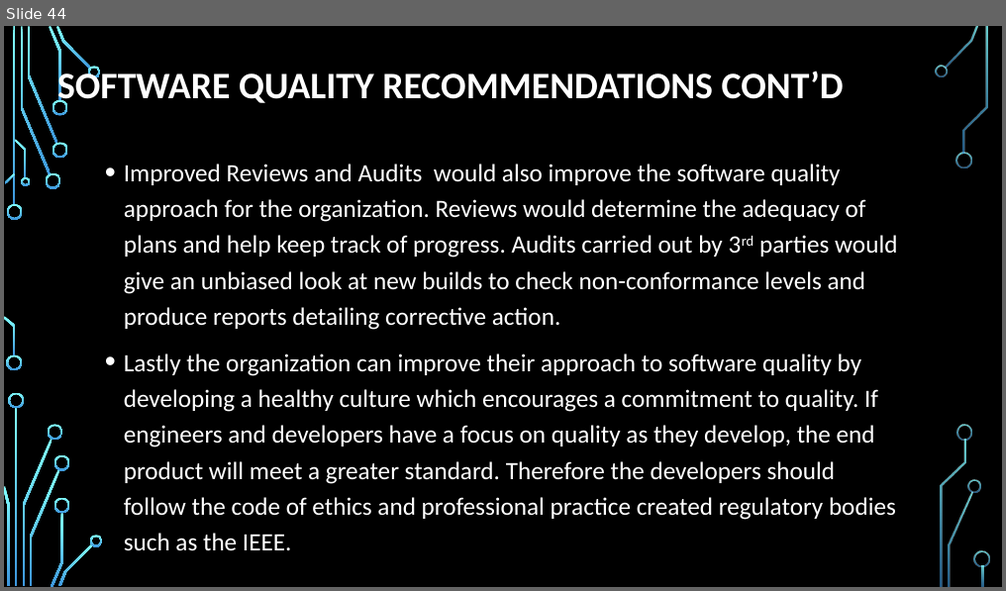
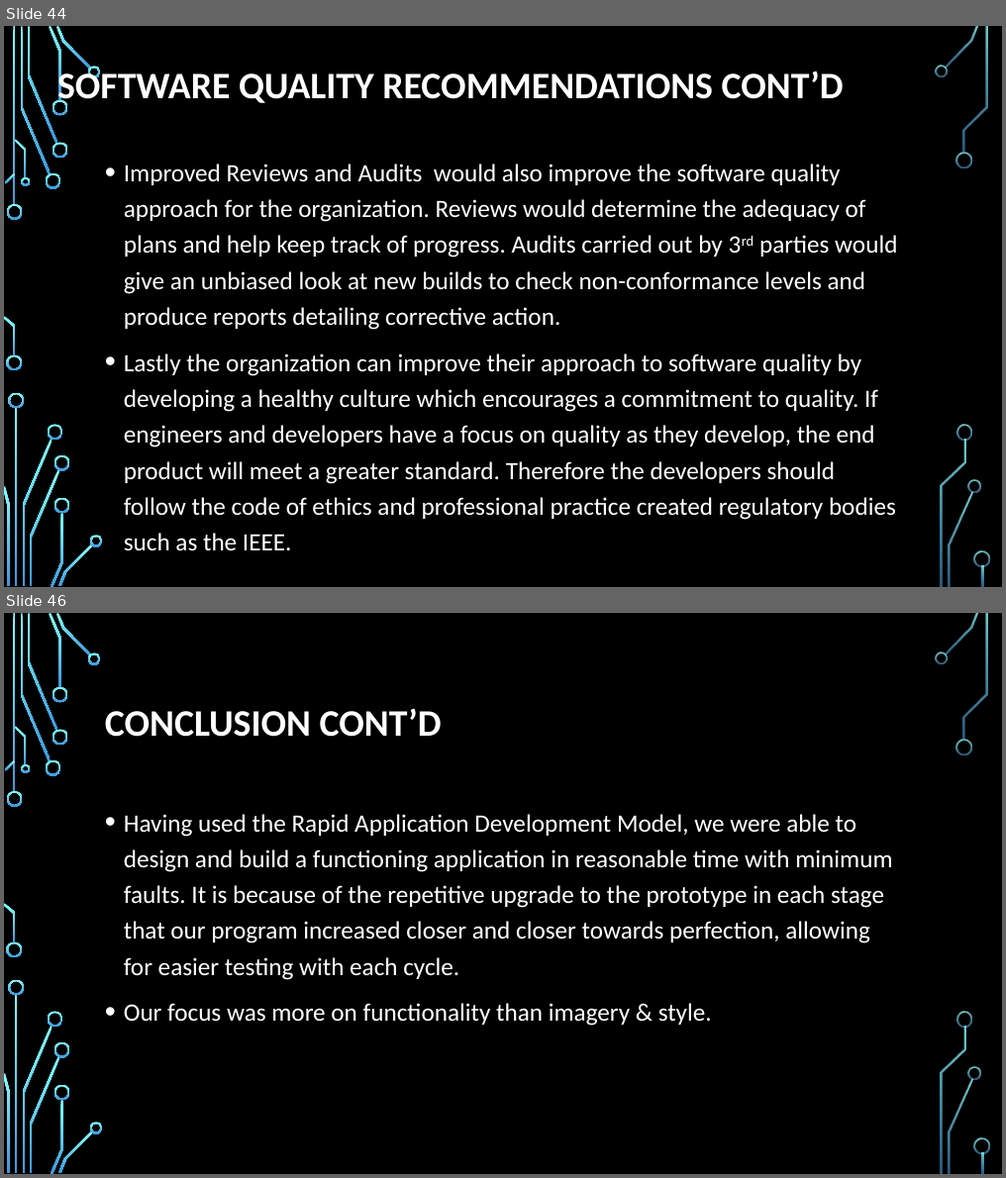
Before and after one commit to trf213/SQA, a slide deck: Documentation/Group Presentation.pptx. Shown one above the other, each under a label of ours: slide 44 before the commit, slides 44 and 46 after it; the slides between them are not shown. The pictures are 1006x591 and 1006x1178 pixels, drawn with LibreOffice and Linux fonts; fonts in the diff are those of the drawing; background and template pictures are left out. Boxes give left, top, right and bottom in pixels: in the first picture for what was removed or moved away, otherwise in the second. Text is boxed around its words. In the diff, an @@ line names an element or a change of style, - is before the commit and + after.

```diff
--- a/Documentation/Group Presentation.pptx
+++ b/Documentation/Group Presentation.pptx
@@ slide 46 added at box(4, 613, 1002, 1174), background picture (left out); not listed: 36 template elements that a slide beside it also shows @@
@@ title added at box(105, 708, 442, 737), 36 pt, text #FFFFFF, bold @@
+CONCLUSION CONT’D
@@ text added at box(124, 814, 892, 1026), 24 pt, text #FFFFFF @@
+• Having used the Rapid Application Development Model, we were able to design and build a functioning application in reasonable time with minimum faults. It is because of the repetitive upgrade to the prototype in each stage that our program increased closer and closer towards perfection, allowing for easier testing with each cycle.
+• Our focus was more on functionality than imagery & style.
```
Also in this commit, not shown: 6 other slides added, 1 slide removed, 1 other file.
